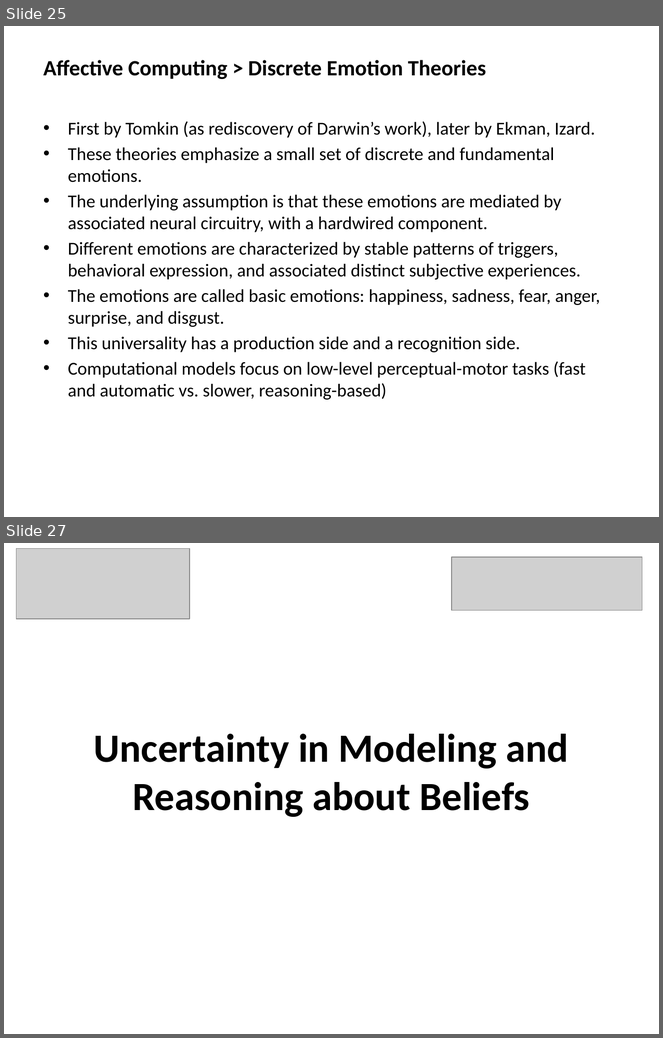
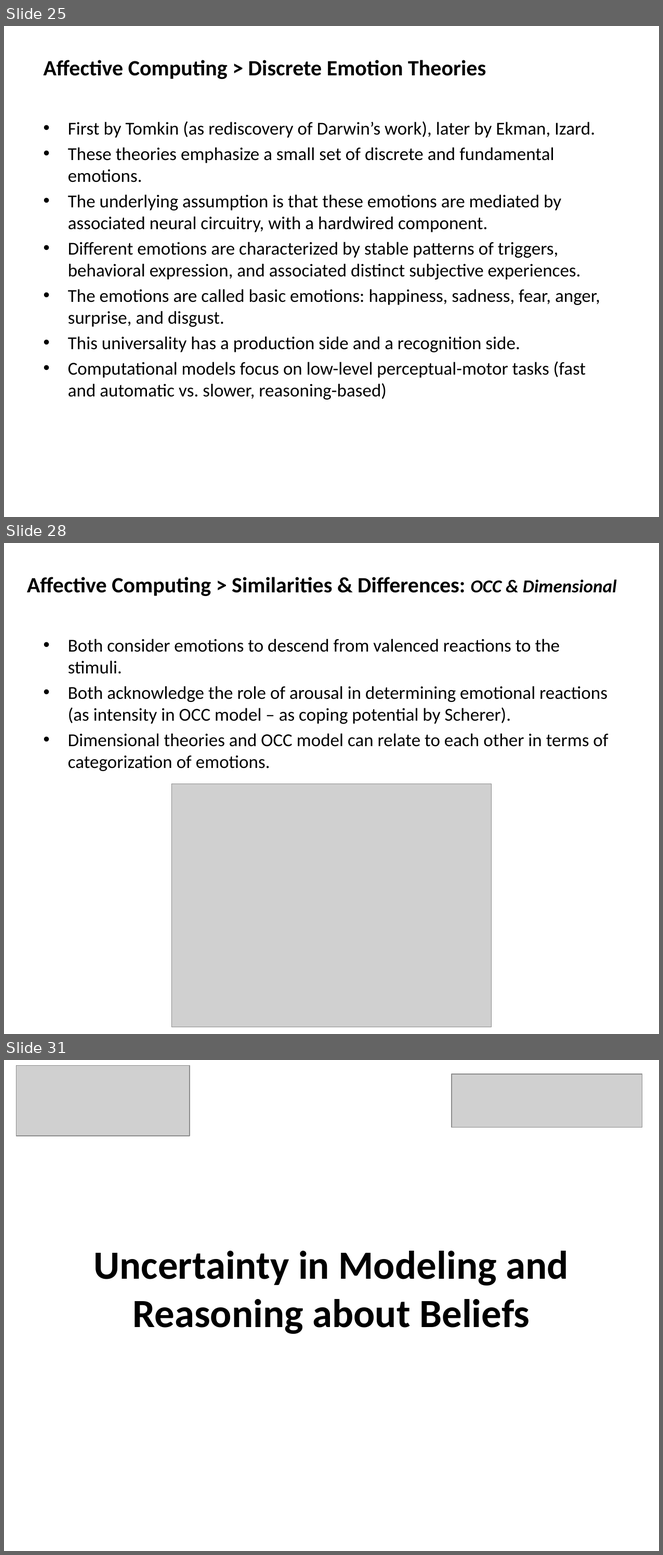
Before and after one commit to mshayganfar/CompExam1, a slide deck: presentation/PhD-comprehensive-exam.pptx. Shown one above the other, each under a label of ours: slides 25 and 27 before the commit, slides 25, 28 and 31 after it; the slides between them are not shown. The pictures are 663x1038 and 663x1555 pixels, drawn with LibreOffice and Linux fonts; fonts in the diff are those of the drawing; grey boxes stand for pictures. Boxes give left, top, right and bottom in pixels: in the first picture for what was removed or moved away, otherwise in the second. Text is boxed around its words. In the diff, an @@ line names an element or a change of style, - is before the commit and + after.

```diff
--- a/presentation/PhD-comprehensive-exam.pptx
+++ b/presentation/PhD-comprehensive-exam.pptx
@@ slide 28 added at (4,543,659,1034), background #FFFFFF @@
@@ text added at (27,577,617,596), 24 pt, text #000000, bold @@
+Affective Computing > Similarities & Differences: OCC & Dimensional
@@ text added at (68,639,608,771), 20 pt, text #000000 @@
+• Both consider emotions to descend from valenced reactions to the stimuli.
+• Both acknowledge the role of arousal in determining emotional reactions (as intensity in OCC model – as coping potential by Scherer).
+• Dimensional theories and OCC model can relate to each other in terms of categorization of emotions.
@@ picture added at (172,784,491,1027) @@
@@ what was slide 27 is now slide 31 @@
```
Also in this commit, not shown: 1 slide changed, 3 other slides added.
